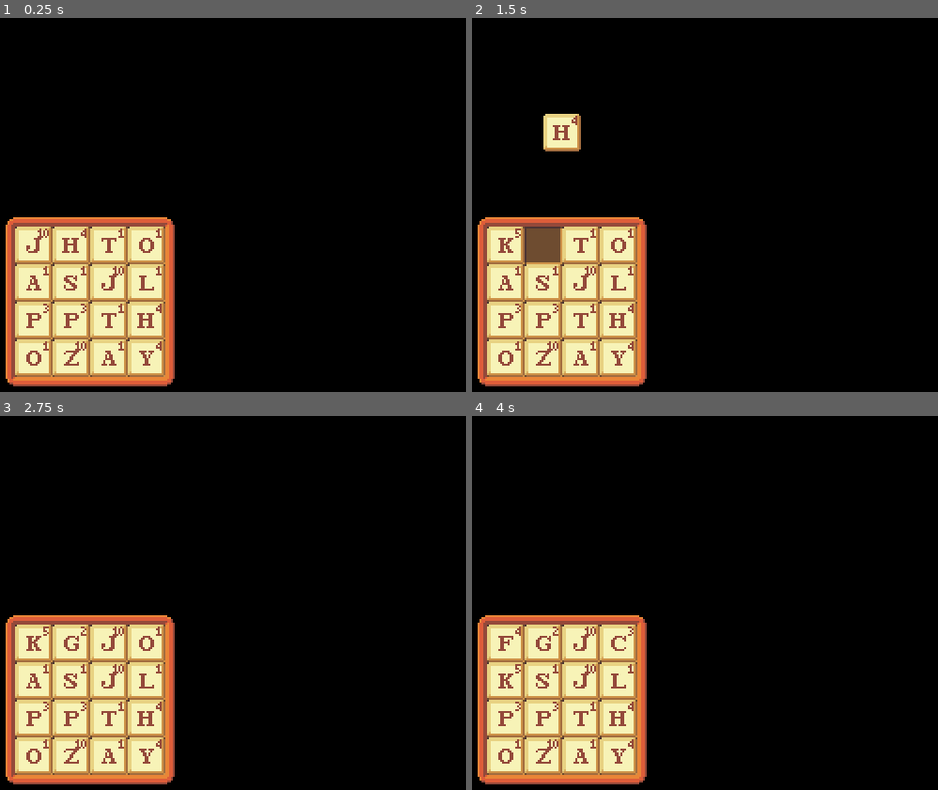
Above: before the commit, frames 1-4 (two rows, left to right).
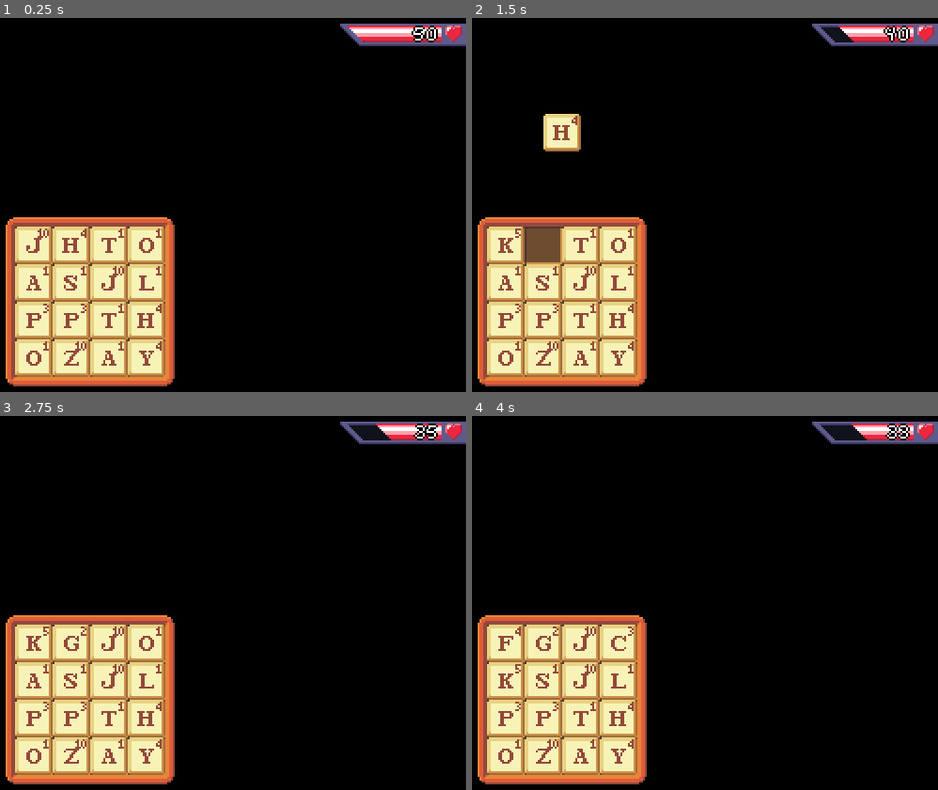
Above: after the commit, the same moments.

Repository: jakubg1/q-stab
Game: Godot game, scene res://scenes/main.tscn
Same seed, same stepped clock (60 frames per second), same inputs: the game is played once before the commit and once after it.
Inputs (mouse positions are in pixels of both pictures, inside the frame that each line leads up to):
- Up to frame 1 (0.25 s): no input
- Up to frame 2 (1.5 s): tap Enter at 0.5, 0.6, 1.35 s; move the mouse to (504, 246) at 0.52 s; click (504, 246) at 0.67 s; tap Space at 1.25 s; move the mouse to (541, 246) at 1.27 s; click (541, 246) at 1.42 s
- Up to frame 3 (2.75 s): tap Enter at 2, 2.3 s; move the mouse to (107, 644) at 2.02 s; tap Backspace at 2.1 s; click (107, 644) at 2.17 s
- Up to frame 4 (4 s): tap Space at 2.75 s; move the mouse to (616, 644) at 2.77 s; tap Shift at 2.85 s; click (616, 644) at 2.92 s; tap Enter at 3.05, 3.5, 3.8 s; move the mouse to (504, 681) at 3.52 s; tap Delete at 3.6 s; click (504, 681) at 3.67 s

The runs differ from the first frame. In frame 1, 1.4% of the frame differs, in the area x 72-100%, y 1-8%; in frame 2, 1.4%; in frame 3, 1.4%; in frame 4, 1.4%.

Commit message:
Add a health bar
- Added a health bar, which utilizes its own scene, two sprites and a font.
  - The font credit has been added to README.
- The health bar is displayed in the top right corner.
- Added letter values and word value calculation.
  - When a word is submitted, its score is subtracted from the health bar.

Diff:
--- a/project.godot
+++ b/project.godot
@@ -25,6 +25,10 @@
 window/size/viewport_height=675
 window/stretch/mode="viewport"
 
+[gui]
+
+fonts/dynamic_fonts/use_oversampling=false
+
 [physics]
 
 3d/physics_engine="Jolt Physics"
--- a/scenes/game.tscn
+++ b/scenes/game.tscn
@@ -3,6 +3,7 @@
 [ext_resource type="Script" uid="uid://bri670w5c1is5" path="res://scripts/letter_manager.gd" id="1_lnu2h"]
 [ext_resource type="PackedScene" uid="uid://eks5o40sbdl2" path="res://scenes/letter_rack.tscn" id="1_uwrxv"]
 [ext_resource type="PackedScene" uid="uid://dmcu3x7vffmda" path="res://scenes/letter_stage.tscn" id="2_yqjtg"]
+[ext_resource type="PackedScene" uid="uid://d25qqpfquper6" path="res://scenes/health_bar.tscn" id="4_lbhrr"]
 
 [node name="Game" type="Node" unique_id=1705985166]
 
@@ -20,3 +21,8 @@
 
 [node name="LetterStage" parent="LetterManager" unique_id=354605681 instance=ExtResource("2_yqjtg")]
 position = Vector2(200, 60)
+
+[node name="HealthBar" parent="." unique_id=2022486482 instance=ExtResource("4_lbhrr")]
+position = Vector2(400, 18)
+
+[connection signal="word_submitted" from="LetterManager" to="HealthBar" method="_on_letter_manager_word_submitted"]
--- /dev/null
+++ b/scenes/health_bar.tscn
@@ -0,0 +1,150 @@
+[gd_scene format=3 uid="uid://d25qqpfquper6"]
+
+[ext_resource type="Texture2D" uid="uid://cf3dbvdrynfs0" path="res://images/health_bar.png" id="1_1bvlm"]
+[ext_resource type="Script" uid="uid://kuirekaoou1k" path="res://scripts/health_bar.gd" id="1_6opq1"]
+[ext_resource type="Texture2D" uid="uid://c0r6ymn0ht5fs" path="res://images/health_bar_juice.png" id="3_tujlf"]
+[ext_resource type="FontFile" uid="uid://ckttjiby7l5pr" path="res://fonts/comicoro.ttf" id="4_tujlf"]
+
+[sub_resource type="LabelSettings" id="LabelSettings_6opq1"]
+font = ExtResource("4_tujlf")
+outline_color = Color(0, 0, 0, 1)
+
+[sub_resource type="LabelSettings" id="LabelSettings_tujlf"]
+font = ExtResource("4_tujlf")
+font_color = Color(0, 0, 0, 1)
+outline_color = Color(0, 0, 0, 1)
+
+[node name="HealthBar" type="Node2D" unique_id=2022486482]
+script = ExtResource("1_6opq1")
+
+[node name="Background" type="NinePatchRect" parent="." unique_id=1552382997]
+anchors_preset = 6
+anchor_left = 1.0
+anchor_top = 0.5
+anchor_right = 1.0
+anchor_bottom = 0.5
+offset_left = -27.0
+offset_top = -6.0
+offset_bottom = 6.0
+grow_horizontal = 0
+grow_vertical = 2
+texture = ExtResource("1_1bvlm")
+patch_margin_left = 14
+patch_margin_right = 13
+
+[node name="MarginContainer" type="MarginContainer" parent="." unique_id=240633290]
+clip_contents = true
+anchors_preset = 6
+anchor_left = 1.0
+anchor_top = 0.5
+anchor_right = 1.0
+anchor_bottom = 0.5
+offset_left = -213.0
+offset_top = -5.0
+offset_right = -13.0
+offset_bottom = 4.0
+grow_horizontal = 0
+grow_vertical = 2
+
+[node name="Control" type="Control" parent="MarginContainer" unique_id=1310766413]
+layout_mode = 2
+
+[node name="Bar" type="NinePatchRect" parent="MarginContainer/Control" unique_id=882887477]
+layout_mode = 0
+offset_left = 190.0
+offset_right = 208.0
+offset_bottom = 9.0
+texture = ExtResource("3_tujlf")
+patch_margin_left = 8
+
+[node name="Text" type="Label" parent="." unique_id=895967947]
+z_index = 1
+anchors_preset = 6
+anchor_left = 1.0
+anchor_top = 0.5
+anchor_right = 1.0
+anchor_bottom = 0.5
+offset_left = -42.0
+offset_top = -8.0
+offset_right = -15.0
+offset_bottom = 7.0
+grow_horizontal = 0
+grow_vertical = 2
+text = "20"
+label_settings = SubResource("LabelSettings_6opq1")
+horizontal_alignment = 2
+vertical_alignment = 1
+
+[node name="Outline1" type="Label" parent="Text" unique_id=952012645]
+z_index = -1
+layout_mode = 1
+anchors_preset = 6
+anchor_left = 1.0
+anchor_top = 0.5
+anchor_right = 1.0
+anchor_bottom = 0.5
+offset_left = -26.0
+offset_top = -7.5
+offset_right = 1.0
+offset_bottom = 7.5
+grow_horizontal = 0
+grow_vertical = 2
+text = "20"
+label_settings = SubResource("LabelSettings_tujlf")
+horizontal_alignment = 2
+vertical_alignment = 1
+
+[node name="Outline2" type="Label" parent="Text" unique_id=2105559327]
+z_index = -1
+layout_mode = 1
+anchors_preset = 6
+anchor_left = 1.0
+anchor_top = 0.5
+anchor_right = 1.0
+anchor_bottom = 0.5
+offset_left = -27.0
+offset_top = -6.5
+offset_bottom = 8.5
+grow_horizontal = 0
+grow_vertical = 2
+text = "20"
+label_settings = SubResource("LabelSettings_tujlf")
+horizontal_alignment = 2
+vertical_alignment = 1
+
+[node name="Outline3" type="Label" parent="Text" unique_id=740037156]
+z_index = -1
+layout_mode = 1
+anchors_preset = 6
+anchor_left = 1.0
+anchor_top = 0.5
+anchor_right = 1.0
+anchor_bottom = 0.5
+offset_left = -28.0
+offset_top = -7.5
+offset_right = -1.0
+offset_bottom = 7.5
+grow_horizontal = 0
+grow_vertical = 2
+text = "20"
+label_settings = SubResource("LabelSettings_tujlf")
+horizontal_alignment = 2
+vertical_alignment = 1
+
+[node name="Outline4" type="Label" parent="Text" unique_id=1756482568]
+z_index = -1
+layout_mode = 1
+anchors_preset = 6
+anchor_left = 1.0
+anchor_top = 0.5
+anchor_right = 1.0
+anchor_bottom = 0.5
+offset_left = -27.0
+offset_top = -8.5
+offset_bottom = 6.5
+grow_horizontal = 0
+grow_vertical = 2
+text = "20"
+label_settings = SubResource("LabelSettings_tujlf")
+horizontal_alignment = 2
+vertical_alignment = 1
--- /dev/null
+++ b/scripts/health_bar.gd
@@ -0,0 +1,43 @@
+extends Node2D
+
+@onready var background: NinePatchRect = $Background
+@onready var bar: NinePatchRect = $MarginContainer/Control/Bar
+
+# We love multiplying text labels just because Godot can't do pixel-perfect outlines -_-
+@onready var text: Label = $Text
+@onready var outline_1: Label = $Text/Outline1
+@onready var outline_2: Label = $Text/Outline2
+@onready var outline_3: Label = $Text/Outline3
+@onready var outline_4: Label = $Text/Outline4
+
+var value := 50
+var maxValue := 50
+
+# Updates the widget sizes.
+func updateLayout() -> void:
+	background.size.x = 17 + maxValue
+	background.position.x = -17 - maxValue
+	bar.size.x = 8 + value
+	bar.position.x = 200 - value
+	text.text = str(value)
+	outline_1.text = str(value)
+	outline_2.text = str(value)
+	outline_3.text = str(value)
+	outline_4.text = str(value)
+
+# Sets the bar value.
+func setValue(value: int) -> void:
+	self.value = max(value, 0)
+	updateLayout()
+
+# Called when the node enters the scene tree for the first time.
+func _ready() -> void:
+	updateLayout()
+
+# Called every frame. 'delta' is the elapsed time since the previous frame.
+func _process(delta: float) -> void:
+	pass
+
+# Called when a word is submitted.
+func _on_letter_manager_word_submitted(score: int) -> void:
+	setValue(value - score)
--- a/scripts/letter_manager.gd
+++ b/scripts/letter_manager.gd
@@ -2,6 +2,8 @@
 
 @onready var letterRack: Node2D = $LetterRack
 @onready var letterStage: Node2D = $LetterStage
+
+signal word_submitted(score: int)
 
 # Moves a letter from the specified index in the rack to the stage.
 func moveLetterToStage(index: int) -> void:
@@ -51,10 +53,12 @@
 # Attempts to submit the word in rack.
 func submitWord() -> void:
 	var word = letterStage.getWord()
+	var score = letterStage.getWordScore()
 	if isWordValid(word):
 		letterStage.destroyTiles()
 		letterRack.fill()
-		print(word)
+		print(word + " for " + str(score))
+		word_submitted.emit(score)
 
 # Called when the node enters the scene tree for the first time.
 func _ready() -> void:
--- a/scripts/letter_stage.gd
+++ b/scripts/letter_stage.gd
@@ -44,6 +44,13 @@
 		word += tile.getWordComponent()
 	return word
 
+# Returns the score of the current word in stage.
+func getWordScore() -> int:
+	var score = 0
+	for tile in tiles:
+		score += tile.getScore()
+	return score
+
 # Returns a tile node position based on the index in the stage.
 func getTilePosition(i: int) -> Vector2:
 	return Vector2(i * 20 - len(tiles) * 10, 0)
--- a/scripts/letter_tile.gd
+++ b/scripts/letter_tile.gd
@@ -2,6 +2,11 @@
 
 const LETTERS := "abcdefghijklmnopqrstuvwxyz*"
 const LETTER_MAPPINGS := {"q": "qu"}
+const LETTER_SCORES := {
+	"a": 1, "b": 3, "c": 3, "d": 2, "e": 1, "f": 4, "g": 2, "h": 4, "i": 1,
+	"j": 10, "k": 5, "l": 1, "m": 3, "n": 1, "o": 1, "p": 3, "q": 10, "r": 1,
+	"s": 1, "t": 1, "u": 2, "v": 4, "w": 5, "x": 10, "y": 4, "z": 10, "*": 0
+}
 var letter := "a"
 var onRack := true
 var rackIndex := 0
@@ -25,6 +30,10 @@
 # For example, for the Q tile this returns "qu".
 func getWordComponent() -> String:
 	return LETTER_MAPPINGS[letter] if letter in LETTER_MAPPINGS else letter
+
+# Returns this Tile's letter score.
+func getScore() -> int:
+	return LETTER_SCORES[letter]
 
 # Sets whether this tile is currently on rack.
 func setOnRack(onRack: bool) -> void:
Binary file added: fonts/comicoro.ttf
Not shown, added: fonts/comicoro.ttf.import
Binary file added: images/health_bar.png
Not shown, added: images/health_bar.png.import
Binary file added: images/health_bar_juice.png
Not shown, added: images/health_bar_juice.png.import
Not shown, added: scripts/health_bar.gd.uid
Not shown, added: README.md
